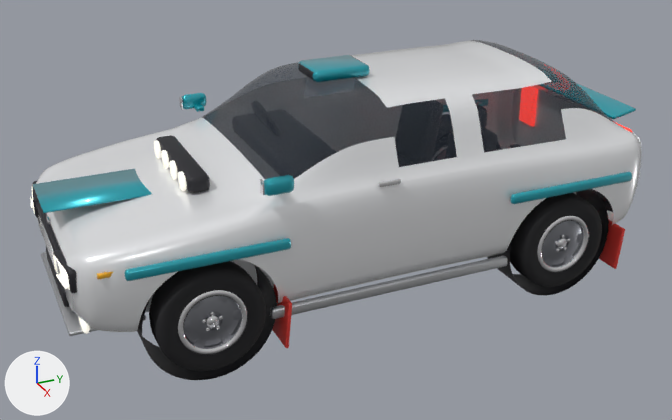
An edit to the Blender file assets/car_03_rally.blend, drawn before and after from the same camera.
Before and after are seen from a camera (50 mm lens) standing at (5.49, -2.5, 3.23) and looking at (0.07, -0.06, 0.52). The axes (+X, +Y, +Z) are drawn at lower left. The lights are the same throughout. The picture after the commit comes second.

In view in the first picture: 'Body', 'Cabin', 'Details', 'Wheel_FR_Mesh', 'Wheel_RR_Mesh' and 1 more.
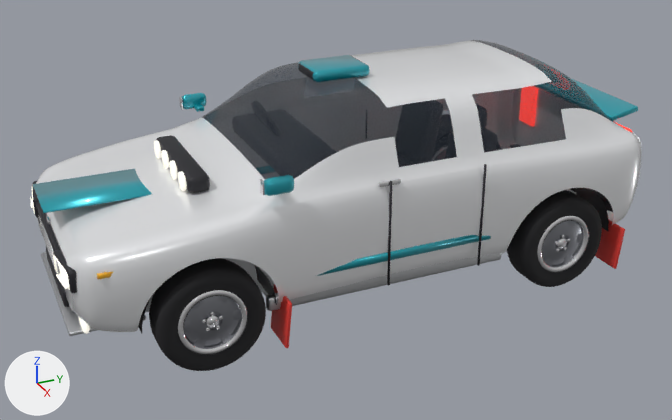
Boxes [x1, y1, x2, y2] around the edits, measured in the pictures (672 x 420 px; the box of a moved part takes in the faces that stretch with it):
'Details', reshaped (10% shorter): before [30, 55, 636, 380]; after [30, 55, 638, 348]
part 1 of me_cylinder_006, moved or reshaped: before [270, 256, 508, 319]; after [266, 252, 502, 311]
part 2 of me_cylinder_006, added: after [387, 181, 392, 285]
part 3 of me_cylinder_006, added: after [477, 164, 487, 266]
part 4 of me_cylinder_006, added (cyan): after [317, 235, 491, 276]
part 5 of me_cylinder_006, moved or reshaped: before [578, 84, 636, 119]; after [571, 78, 638, 121]
part 6 of me_cylinder_006, deleted (cyan): before [125, 238, 291, 281]
part 7 of me_cylinder_006, deleted (cyan): before [510, 172, 632, 204]
part 8 of me_cylinder_006, deleted: before [137, 280, 277, 380]
part 9 of me_cylinder_006, deleted: before [487, 228, 608, 296]

The change, as a diff of the scene's bpy script:
```diff
--- a/assets/car_03_rally.blend.py
+++ b/assets/car_03_rally.blend.py
@@ me_cylinder_006 @@
 # used by ob_details; parent = ob_car_03_rally; location = (0.0, -1.985, 0.78); rotation_euler = (1.571, 0.0, 0.0), in degrees (90, 0, 0)
-me_cylinder_006.from_pydata(...)  # 3148 vertices, 2708 faces; spans x -0.94..0.94, y -0.86..0.78, z -4.07..0.05
+me_cylinder_006.from_pydata(...)  # 2820 vertices, 2448 faces; spans x -0.94..0.94, y -0.7..0.78, z -4.07..0.05
+# me_cylinder_006 part 1: the loose piece of 56 vertices spanning x 0.83..0.88, y -0.52..-0.44, z -2.84..-1.14 is scaled about its middle by (1.15, 1.45, 0.997), then moved by (-0.08, 0.03, 0.0)
+# me_cylinder_006 part 2: a new loose piece, a box spanning x 0.851..0.863, y -0.46..0.26, z -1.941..-1.929, in mat_trim_black (black #212127)
+# me_cylinder_006 part 3: a new loose piece, a box spanning x 0.856..0.868, y -0.46..0.26, z -2.611..-2.599, in mat_trim_black (black #212127)
+# me_cylinder_006 part 4: a new loose piece, a box spanning x 0.8377..0.8477, y -0.29..-0.23, z -2.695..-1.395, in mat_paint_accent (cyan #00a2b1)
+# me_cylinder_006 part 5: the loose piece of 56 vertices spanning x -0.61..0.61, y 0.31..0.37, z -4.01..-3.82 is scaled about its middle by (1, 1.3, 1.21)
+# me_cylinder_006 part 6: the loose piece of 56 vertices spanning x 0.88..0.93, y -0.04..0.04, z -1.26..-0.28 is deleted
+# me_cylinder_006 part 7: the loose piece of 56 vertices spanning x 0.88..0.93, y -0.04..0.03, z -3.78..-2.8 is deleted
+# me_cylinder_006 part 8: 38 vertices removed from x 0.49..0.84, y -0.85..-0.5, z -1.17..-0.36
+# me_cylinder_006 part 9: 38 vertices removed from x 0.49..0.84, y -0.86..-0.5, z -3.69..-2.88
+# other edits to the shape of me_cylinder_006 do not show in these pictures
 me_cylinder_006.materials.append(mat_chrome)
```
